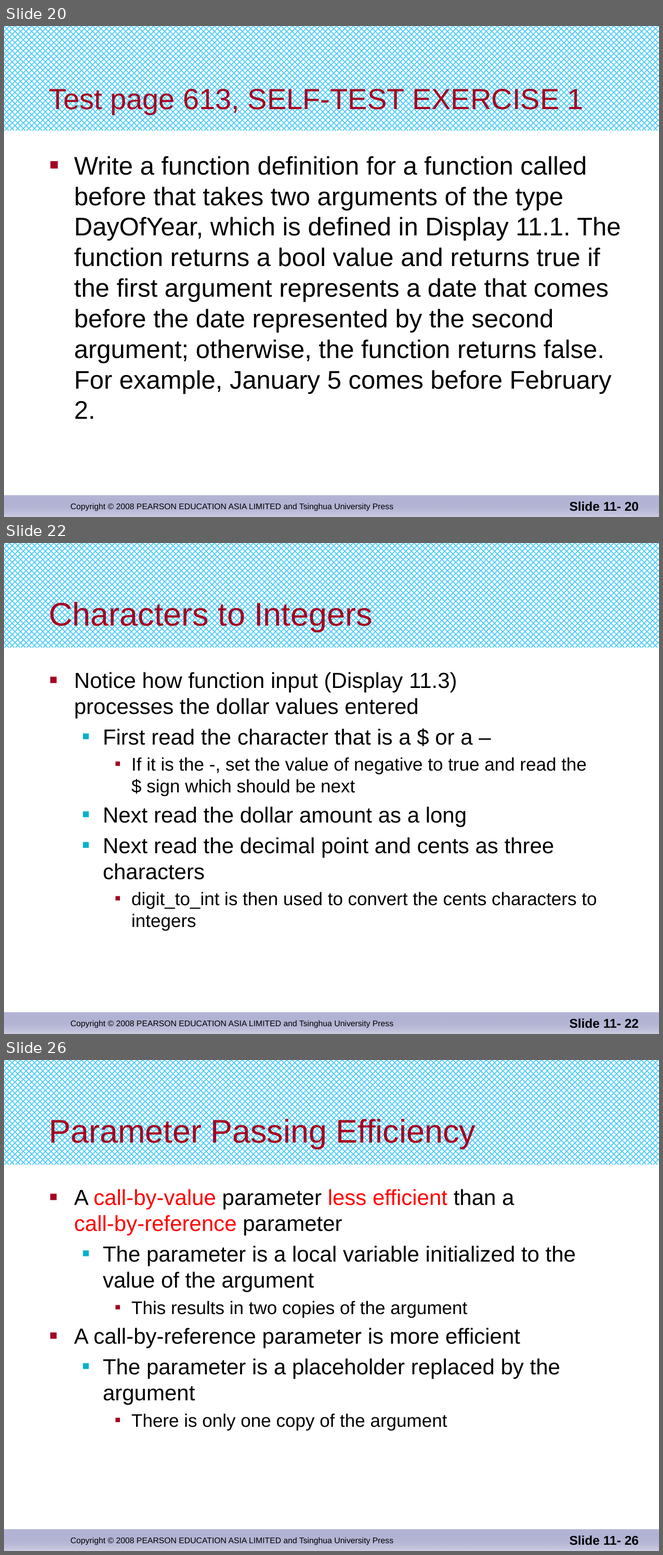
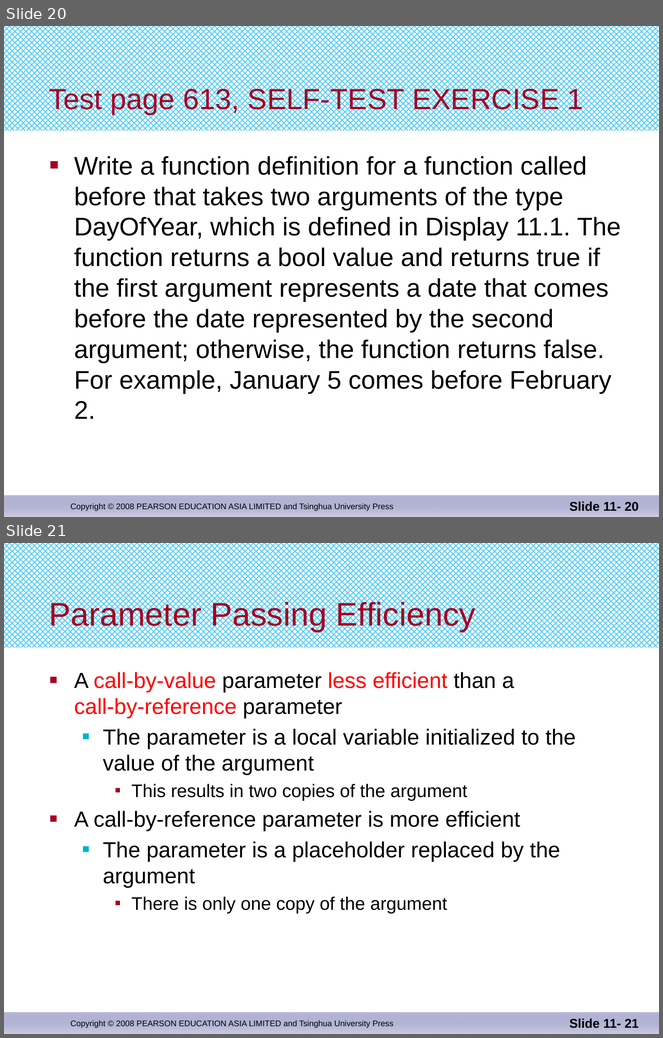
Before and after one commit to djuanbei/CPLUSPLUS, a slide deck: ppt/chapter 11.pptx. Shown one above the other, each under a label of ours: slides 20, 22 and 26 before the commit, slides 20 and 21 after it; the slides between them are not shown. The pictures are 663x1555 and 663x1038 pixels, drawn with LibreOffice and Linux fonts; fonts in the diff are those of the drawing. Boxes give left, top, right and bottom in pixels: in the first picture for what was removed or moved away, otherwise in the second. Text is boxed around its words. In the diff, an @@ line names an element or a change of style, - is before the commit and + after.

```diff
--- a/ppt/chapter 11.pptx
+++ b/ppt/chapter 11.pptx
@@ slide 22 removed at (4,543,659,1034), background #FFFFFF; not listed: 3 template elements that a slide beside it also shows @@
@@ title removed at (49,600,373,632) @@
-Characters to Integers
@@ text removed at (74,672,597,931) @@
-■ Notice how function input (Display 11.3)
-  processes the dollar values entered
-  ■ First read the character that is a $ or a –
-    ■ If it is the -, set the value of negative to true and read the
-      $ sign which should be next
-  ■ Next read the dollar amount as a long
-  ■ Next read the decimal point and cents as three
-    characters
-    ■ digit_to_int is then used to convert the cents characters to
-      integers
@@ page number removed at (570,1019,639,1029) @@
-Slide 11- 22
@@ what was slide 26 is now slide 21 @@
@@ page number at (570,1019,639,1029): text changed @@
-Slide 11- 26
+Slide 11- 21
```
Also in this commit, not shown: 4 other slides removed, 3 other files.
